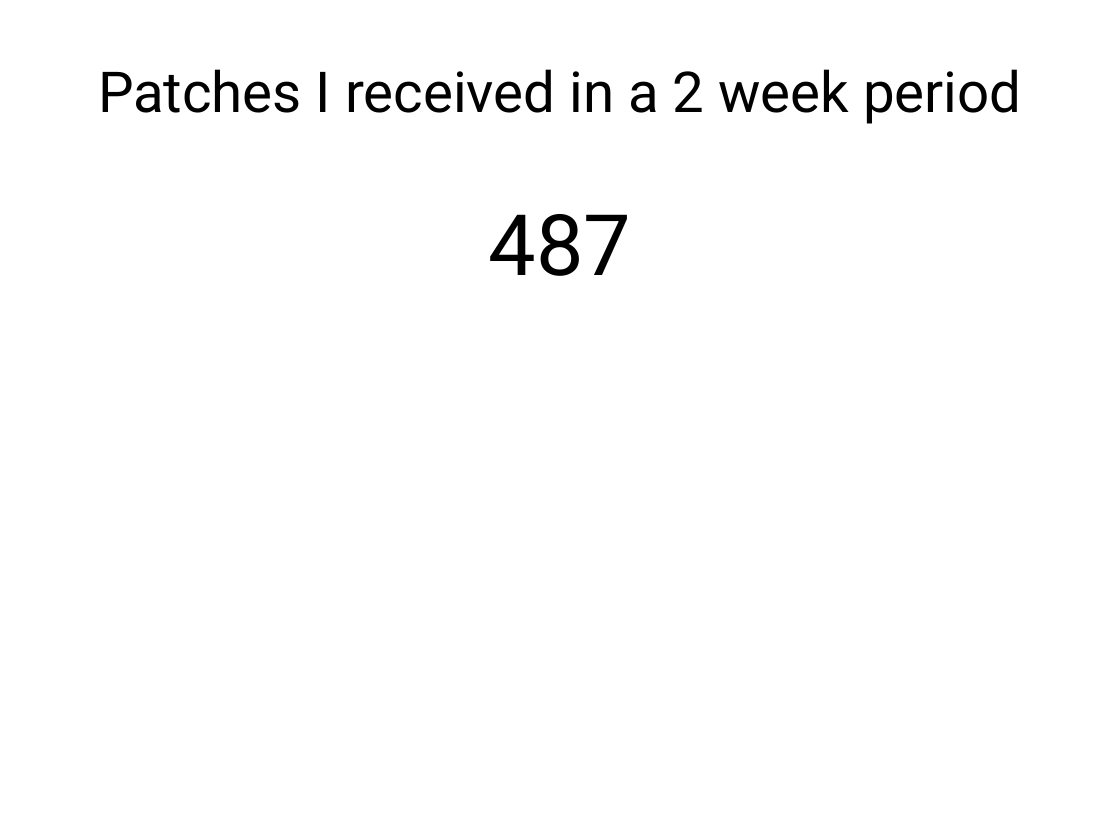
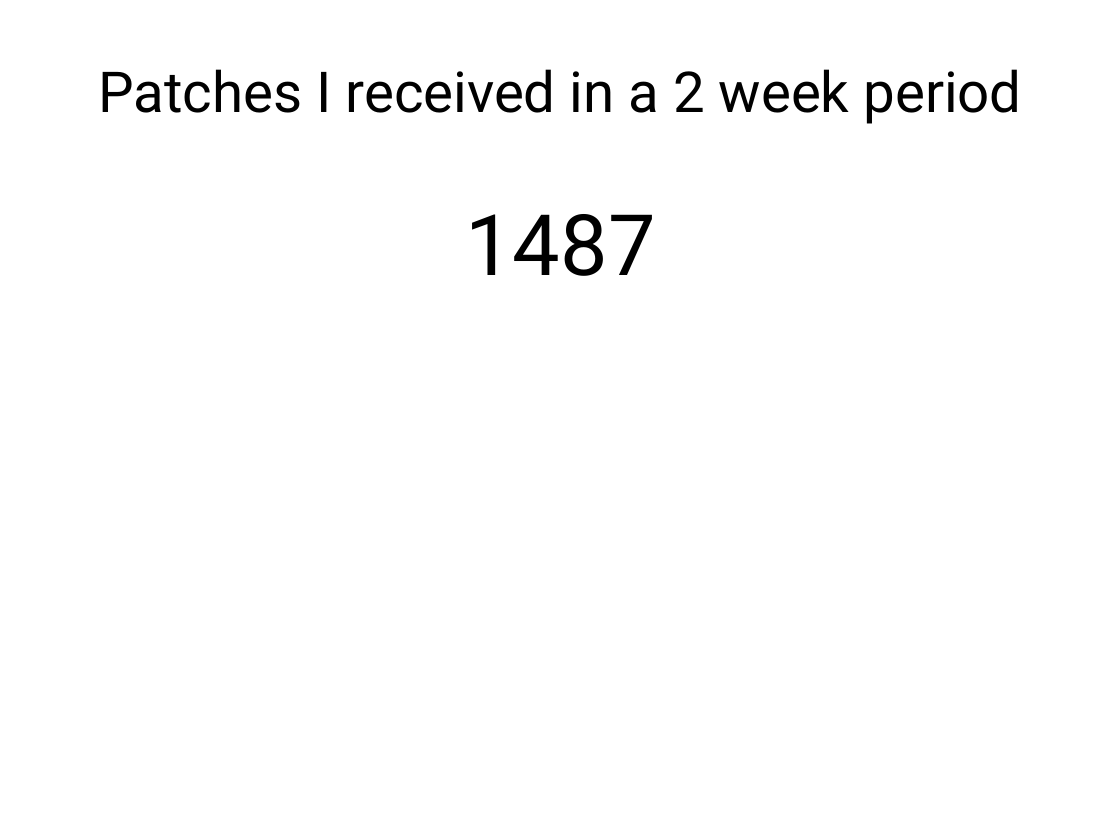
Before and after one commit to gregkh/presentation-linux-maintainer, a slide deck: slide 23 of maintainer.odp (slide 15 before the commit). Drawn at 1120x840 pixels with LibreOffice and Linux fonts; fonts in the diff are those of the drawing. Boxes give left, top, right and bottom in pixels: in the first picture for what was removed or moved away, otherwise in the second. Text is boxed around its words. In the diff, an @@ line names an element or a change of style, - is before the commit and + after.

```diff
--- a/maintainer.odp
+++ b/maintainer.odp
@@ text at box(465, 214, 655, 276): text changed @@
-487
+1487
```
Also in this commit, not shown: 21 other slides changed, 14 slides added, 4 slides removed, 1 other file.
